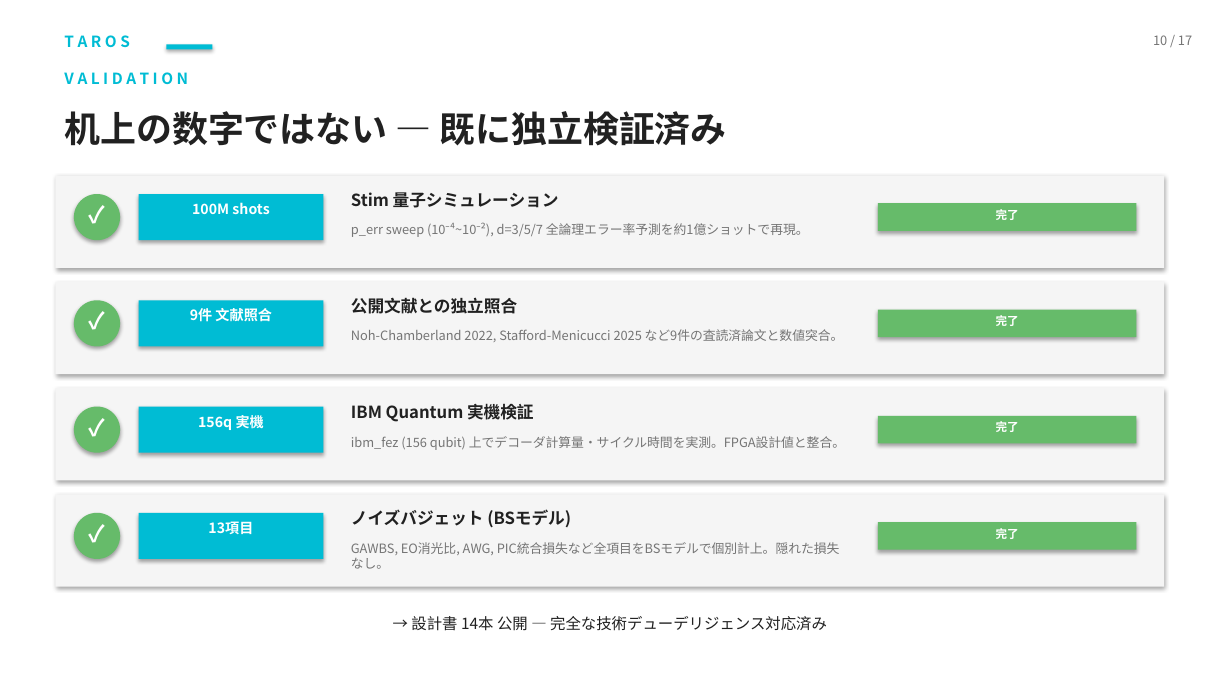
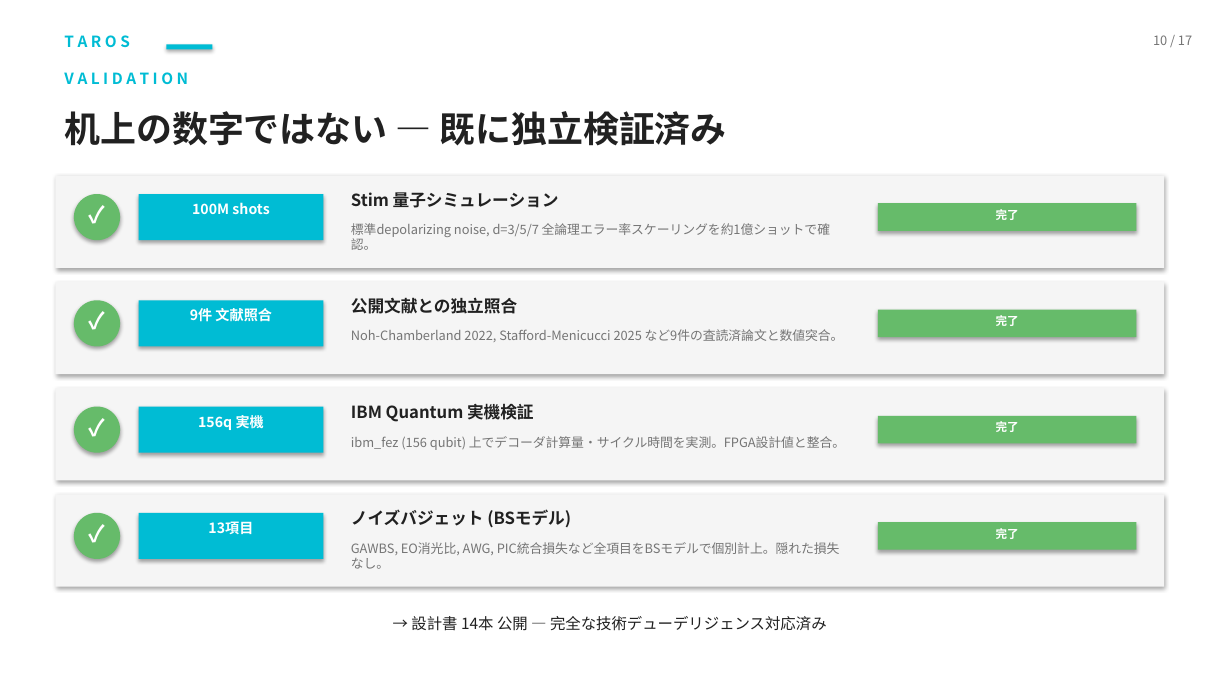
Before and after one commit to TomohiroTani28/Taros, a slide deck: slide 10 of assets/TAROS_Investor_Pitch_Revised.pptx. Drawn at 1232x693 pixels with LibreOffice and Linux fonts; fonts in the diff are those of the drawing. Boxes give left, top, right and bottom in pixels: in the first picture for what was removed or moved away, otherwise in the second. Text is boxed around its words. In the diff, an @@ line names an element or a change of style, - is before the commit and + after.

```diff
--- a/assets/TAROS_Investor_Pitch_Revised.pptx
+++ b/assets/TAROS_Investor_Pitch_Revised.pptx
@@ text at (351, 223, 830, 250): text changed @@
-p_err sweep (10⁻⁴~10⁻²), d=3/5/7 全論理エラー率予測を約1億ショットで再現。
+標準depolarizing noise, d=3/5/7 全論理エラー率スケーリングを約1億ショットで確認。
```
Also in this commit, not shown: 2 other files.
